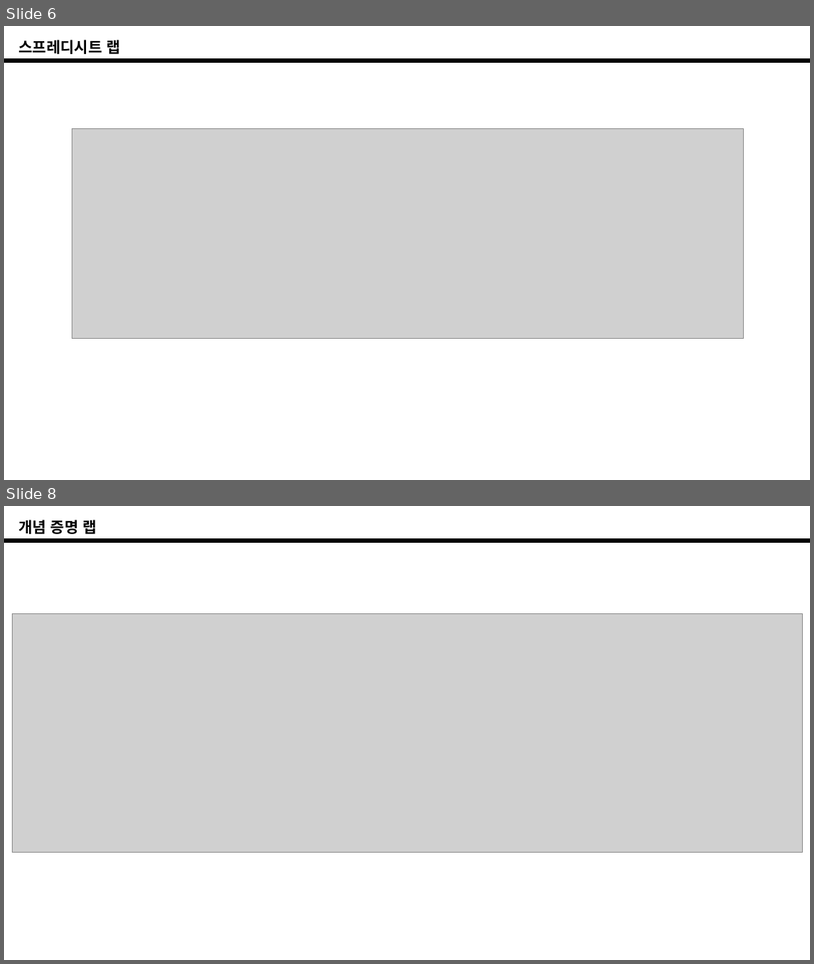
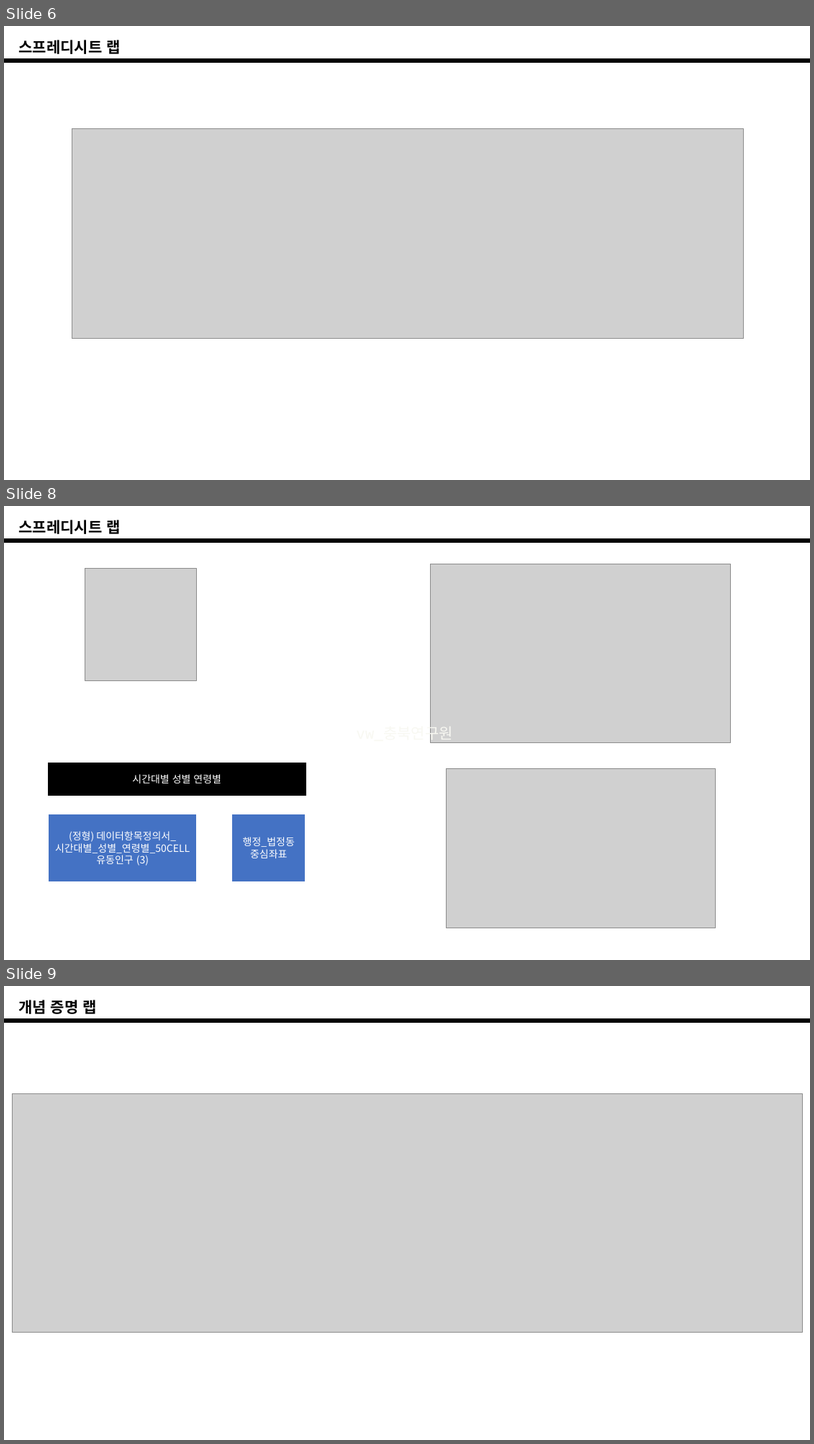
Before and after one commit to kingntop/ap, a slide deck: 3/충북교육원_교육_과정_3.pptx. Shown one above the other, each under a label of ours: slides 6 and 8 before the commit, slides 6, 8 and 9 after it; the slides between them are not shown. The pictures are 814x964 and 814x1444 pixels, drawn with LibreOffice and Linux fonts; fonts in the diff are those of the drawing; grey boxes stand for pictures; background and template pictures are left out. Boxes give left, top, right and bottom in pixels: in the first picture for what was removed or moved away, otherwise in the second. Text is boxed around its words. In the diff, an @@ line names an element or a change of style, - is before the commit and + after.

```diff
--- a/3/충북교육원_교육_과정_3.pptx
+++ b/3/충북교육원_교육_과정_3.pptx
@@ slide 8 added at bbox=[4, 506, 810, 960], background #FFFFFF; not listed: 1 template element that a slide beside it also shows @@
@@ text added at bbox=[18, 518, 120, 536], 18 pt, text #000000, bold @@
+스프레디시트 랩
@@ picture added at bbox=[85, 569, 197, 680] @@
@@ picture added at bbox=[431, 564, 731, 743] @@
@@ text added at bbox=[356, 724, 453, 743], 18 pt, text #F8F8F2 @@
+vw_충북연구원
@@ rectangle added at bbox=[48, 763, 306, 795], fill #000000, outline #000000 1 pt, 12 pt, text #FFFFFF @@
+시간대별 성별 연령별
@@ picture added at bbox=[446, 768, 715, 927] @@
@@ rectangle added at bbox=[48, 813, 197, 882], fill #4472C4, outline #FFFFFF 1.5 pt, 12 pt, text #FFFFFF @@
+(정형) 데이터항목정의서_시간대별_성별_연령별_50CELL 유동인구 (3)
@@ rectangle added at bbox=[232, 813, 306, 882], fill #4472C4, outline #FFFFFF 1.5 pt, 12 pt, text #FFFFFF @@
+행정_법정동 중심좌표
@@ what was slide 8 is now slide 9 @@
```
Also in this commit, not shown: 1 slide changed, 2 other files.
